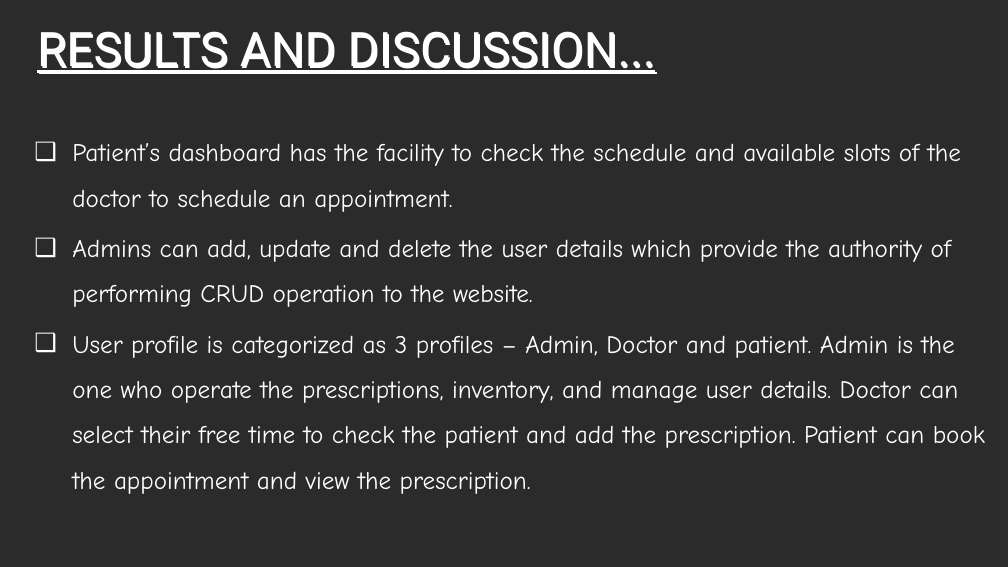
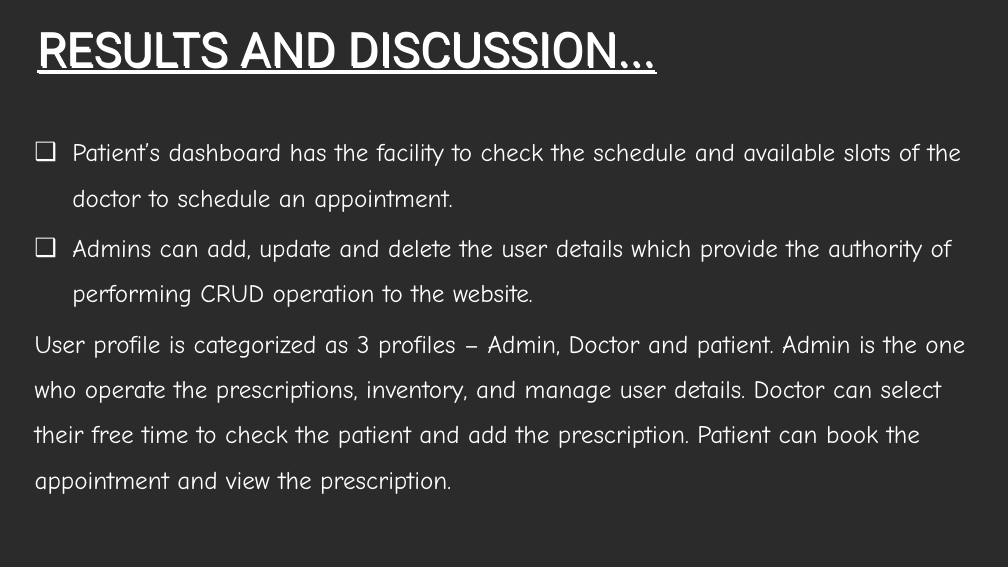
Before and after one commit to Sahithya132002/Final-Year-Project, a slide deck: slide 17 of Review 2.pptx. Drawn at 1008x567 pixels with LibreOffice and Linux fonts; fonts in the diff are those of the drawing; background and template pictures are left out; a plain dark background stands for a picture behind light text. Boxes give left, top, right and bottom in pixels: in the first picture for what was removed or moved away, otherwise in the second. Text is boxed around its words. In the diff, an @@ line names an element or a change of style, - is before the commit and + after.

```diff
--- a/Review 2.pptx
+++ b/Review 2.pptx
@@ text at <box>35,335,965,494</box>: bullet ❑ to none @@
```
Also in this commit, not shown: 4 other slides changed, 1 other file.
